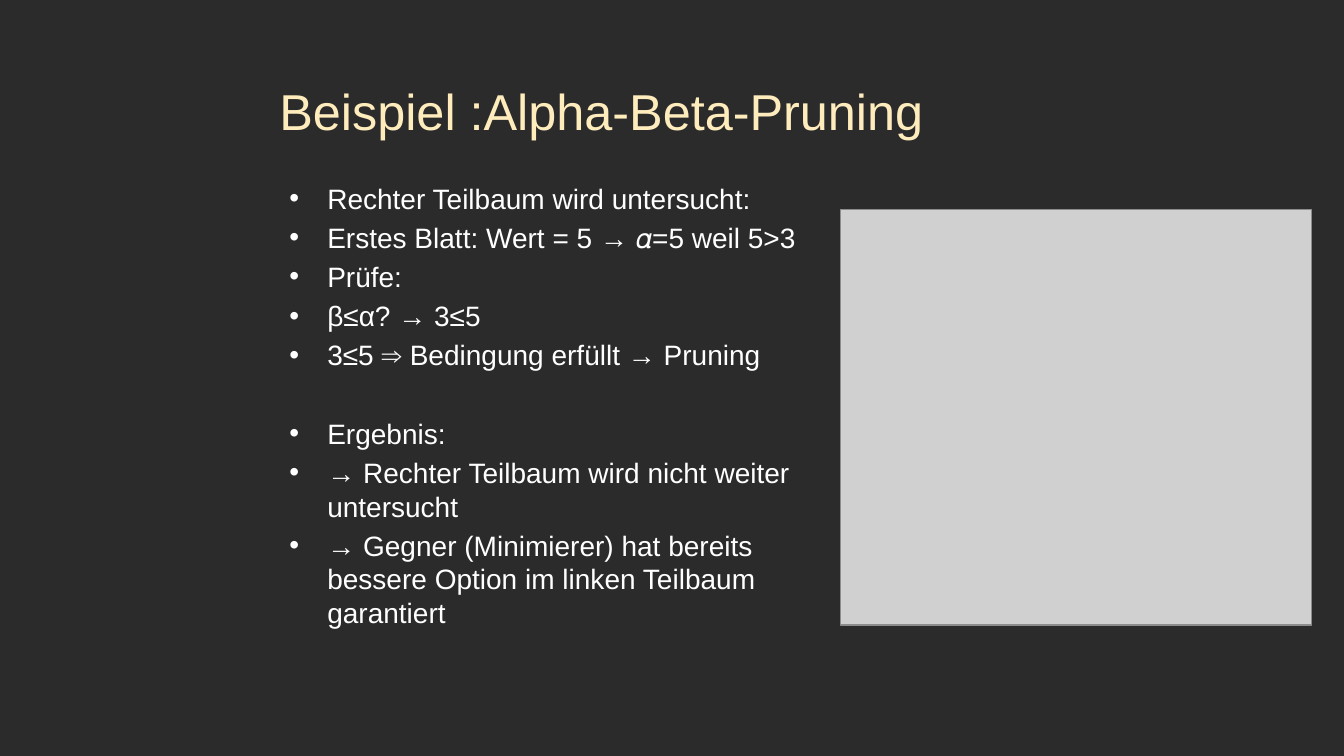
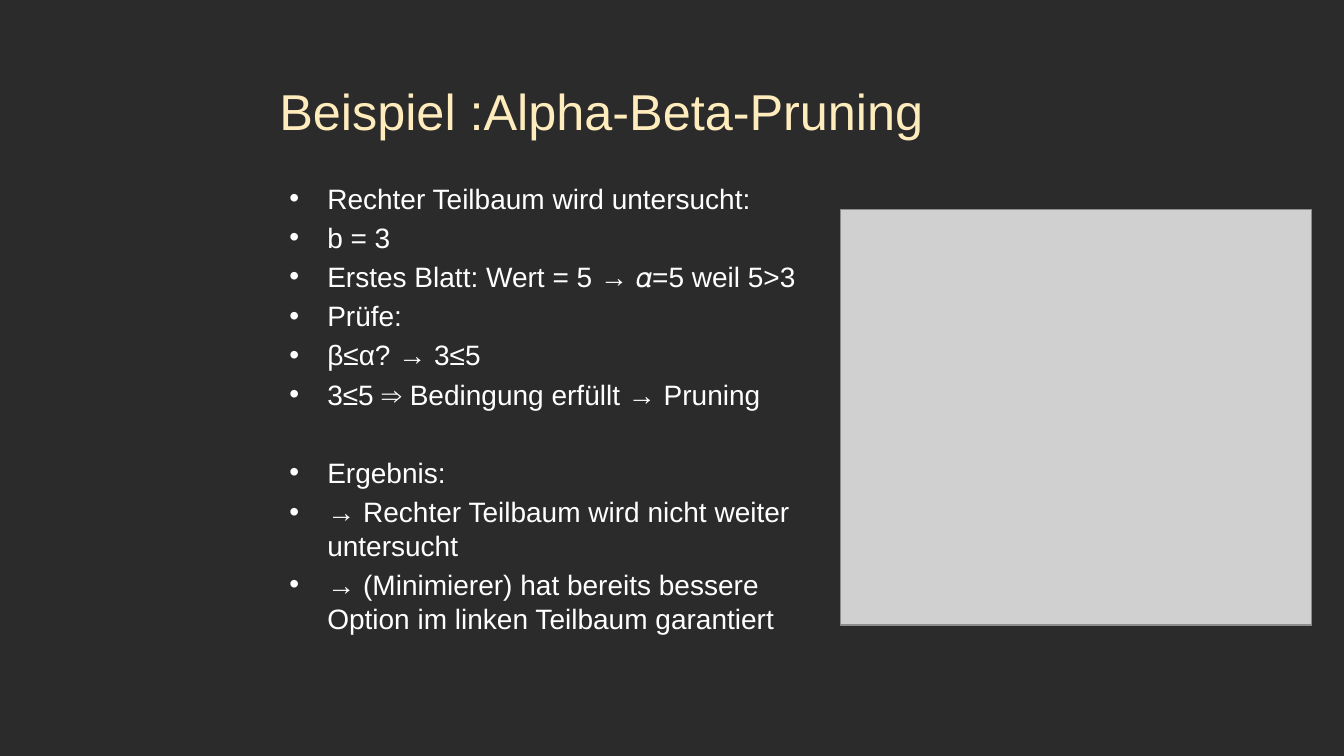
Before and after one commit to mfnomad/chess-cnn, a slide deck: slide 21 of präsentation.pptx (slide 24 before the commit). Drawn at 1344x756 pixels with LibreOffice and Linux fonts; fonts in the diff are those of the drawing; grey boxes stand for pictures; background and template pictures are left out; a plain dark background stands for a picture behind light text. Boxes give left, top, right and bottom in pixels: in the first picture for what was removed or moved away, otherwise in the second. Text is boxed around its words. In the diff, an @@ line names an element or a change of style, - is before the commit and + after.

```diff
--- a/präsentation.pptx
+++ b/präsentation.pptx
@@ text at (x1=327, y1=227, x2=391, y2=249): paragraph added @@
+• b = 3
@@ text at (x1=327, y1=574, x2=773, y2=634): text changed @@
-• → Gegner (Minimierer) hat bereits bessere Option im linken Teilbaum garantiert
+• → (Minimierer) hat bereits bessere Option im linken Teilbaum garantiert
```
Also in this commit, not shown: 9 other slides changed, 3 slides removed, 1 other file.
